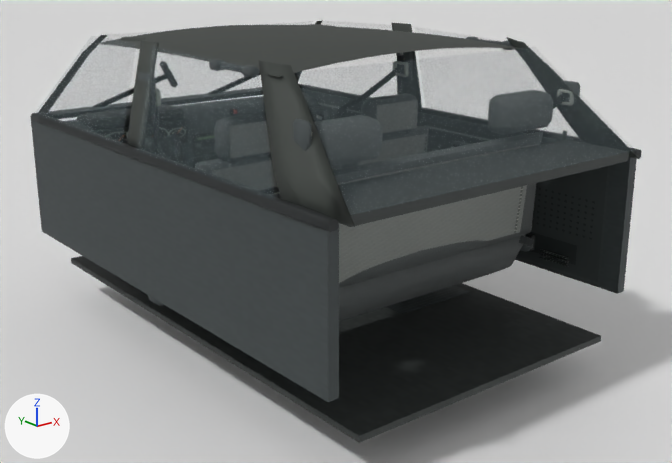
One commit to the Blender file art/temple/intro/santana_interior.blend: the scene before it, then after it.
One viewpoint serves both versions: a 50 mm camera at (-2.52, -3.41, 1.84) aimed at (0.05, -0.19, 0.55). Every picture has the same lights, and +X, +Y and +Z are marked at lower left. The picture after the commit comes second.

The first picture shows 'Glass / game uses animated rain shader.001', 'Studio ground / not part of asset.001', 'cabin_fittings.001', 'sedan_interior.001'.
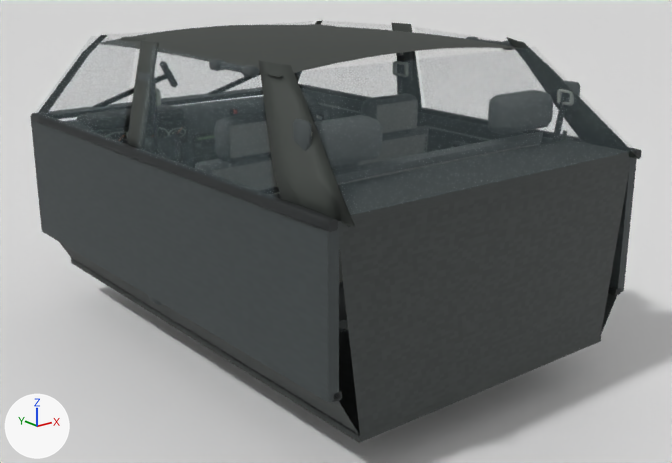
Boxes [x1, y1, x2, y2] around the edits, measured in the pictures (672 x 463 px; the box of a moved part takes in the faces that stretch with it):
part 1 of me_sedan_interior, added
    after: [332, 390, 342, 402]
part 2 of me_sedan_interior, added
    after: [608, 286, 620, 296]
part 3 of me_sedan_interior, moved or reshaped (mostly hidden before)
    before: [121, 37, 316, 127]
    after: [59, 37, 630, 435]
part 4 of me_cabin_fittings, rebuilt (not visible afterwards)
    before: [387, 286, 469, 314]
part 5 of me_cabin_fittings, deleted (mostly hidden)
    before: [519, 235, 534, 247]

Diff of the bpy script that builds the scene:
```diff
--- a/art/temple/intro/santana_interior.blend.py
+++ b/art/temple/intro/santana_interior.blend.py
@@ me_sedan_interior @@
 # used by ob_sedan_interior_001; location = (0.0, 0.0, 0.0)
-me_sedan_interior.from_pydata(...)  # 4755 vertices, 4132 faces; spans x -0.82..0.82, y -1.29..1.21, z 0.19..1.45
+me_sedan_interior.from_pydata(...)  # 4783 vertices, 4148 faces; spans x -0.82..0.82, y -1.29..1.21, z 0.19..1.45
+# me_sedan_interior part 1: a new loose piece, a box spanning x -0.791..-0.757, y -1.23..1.17, z 0.379..0.409, in mat_santana_cabin (picture img_santana_cabin)
+# me_sedan_interior part 2: a new loose piece, a box spanning x 0.757..0.791, y -1.23..1.17, z 0.379..0.409, in mat_santana_cabin (picture img_santana_cabin)
+# me_sedan_interior part 3
+# 20 faces are deleted
+# 12 vertices are added at x -0.79..0.79, y -1.23..1.17, z 0.21..1.0
+# 4 new faces join them
+# 20 new faces join them, smooth
 me_sedan_interior.materials.append(mat_santana_cabin)
@@ me_cabin_fittings @@
 # used by ob_cabin_fittings_001; location = (0.0, 0.0, 0.0)
-me_cabin_fittings.from_pydata(...)  # 3394 vertices, 2940 faces; spans x -0.77..0.77, y -1.0..0.92, z 0.21..1.45
+me_cabin_fittings.from_pydata(...)  # 3226 vertices, 2814 faces; spans x -0.77..0.77, y -1.0..0.92, z 0.21..1.45
+# me_cabin_fittings part 4: the loose piece of 28 vertices spanning x 0.18..0.62, y -0.51..-0.21, z 0.21..0.22 is rebuilt with 24 vertices and now spans x 0.15..0.64, y -0.5..-0.12, z 0.21..0.22
+# me_cabin_fittings part 5: 9 loose pieces with 240 vertices, spanning x -0.72..0.72, y -0.82..0.41, z 0.39..1.23, are deleted
+# other edits to the shape of me_cabin_fittings do not show in these pictures
 me_cabin_fittings.materials.append(mat_santana_cabin_details)
```
